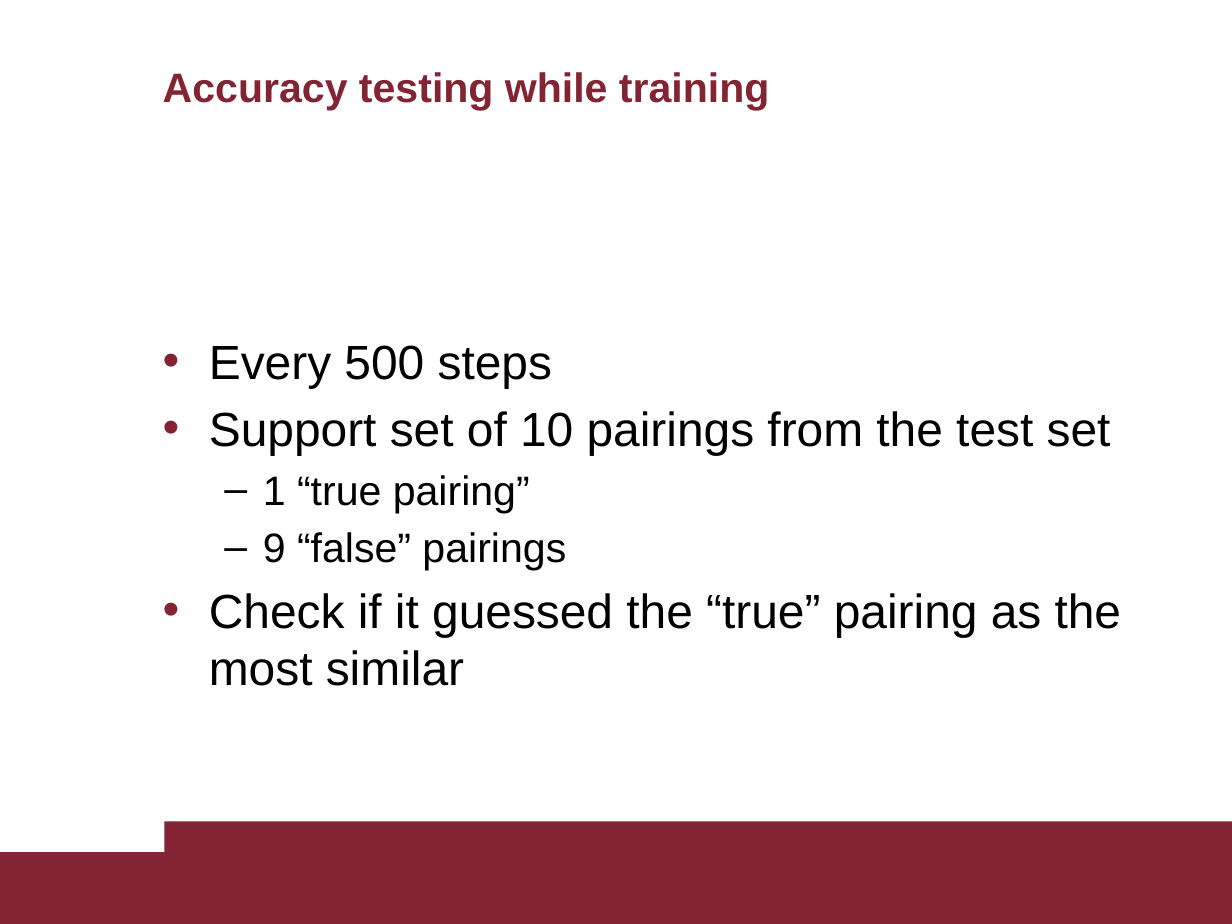
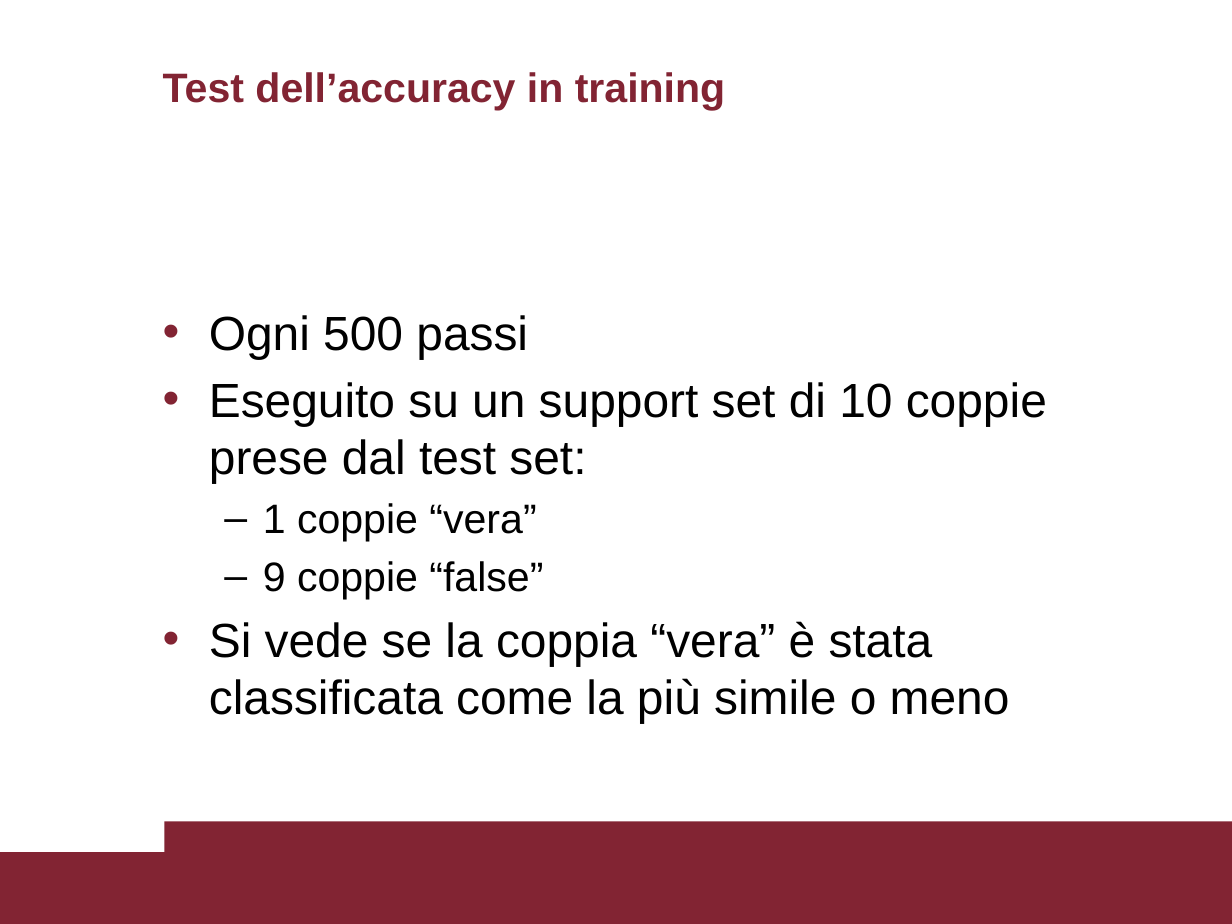
Before and after one commit to TarazGr/BSProj, a slide deck: slide 6 of Siamese Networks and Image Verification, parts 2 and 3.pptx. Drawn at 1232x924 pixels with LibreOffice and Linux fonts; fonts in the diff are those of the drawing. Boxes give left, top, right and bottom in pixels: in the first picture for what was removed or moved away, otherwise in the second. Text is boxed around its words. In the diff, an @@ line names an element or a change of style, - is before the commit and + after.

```diff
--- a/Siamese Networks and Image Verification, parts 2 and 3.pptx
+++ b/Siamese Networks and Image Verification, parts 2 and 3.pptx
@@ title at bbox=[163, 72, 725, 110]: text changed @@
-Accuracy testing while training
+Test dell’accuracy in training
@@ text at bbox=[209, 315, 1047, 723]: text changed @@
-• Every 500 steps
-• Support set of 10 pairings from the test set
-  – 1 “true pairing”
-  – 9 “false” pairings
-• Check if it guessed the “true” pairing as the most similar
+• Ogni 500 passi
+• Eseguito su un support set di 10 coppie prese dal test set:
+  – 1 coppie “vera”
+  – 9 coppie “false”
+• Si vede se la coppia “vera” è stata classificata come la più simile o meno
```
Also in this commit, not shown: 5 other slides changed.
